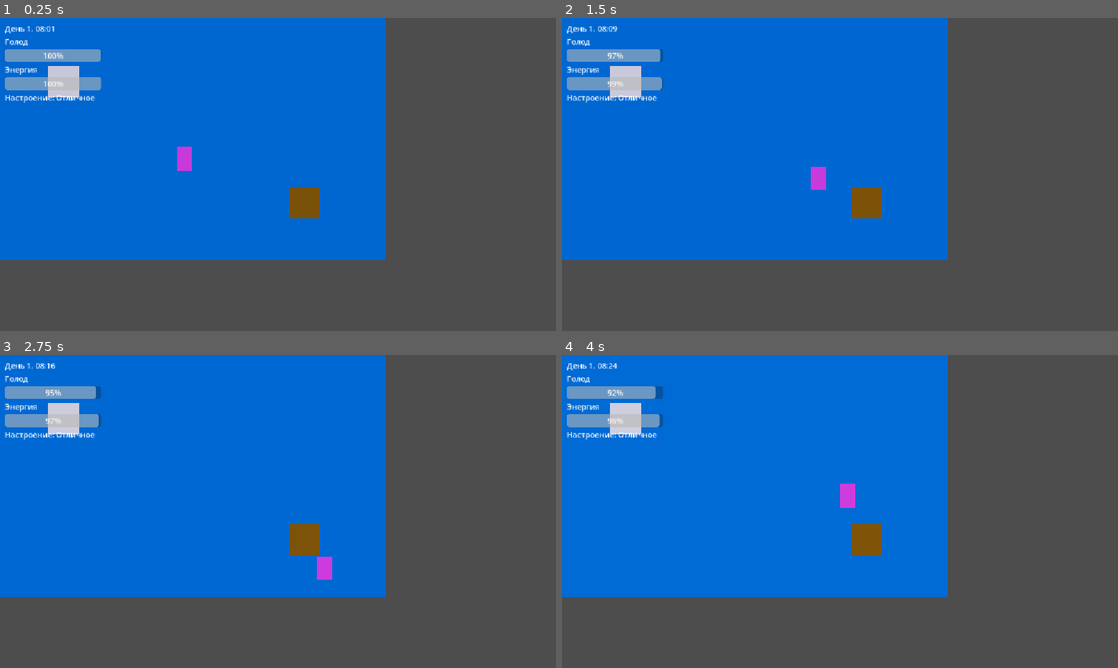
Above: before the commit, frames 1-4 (two rows, left to right).
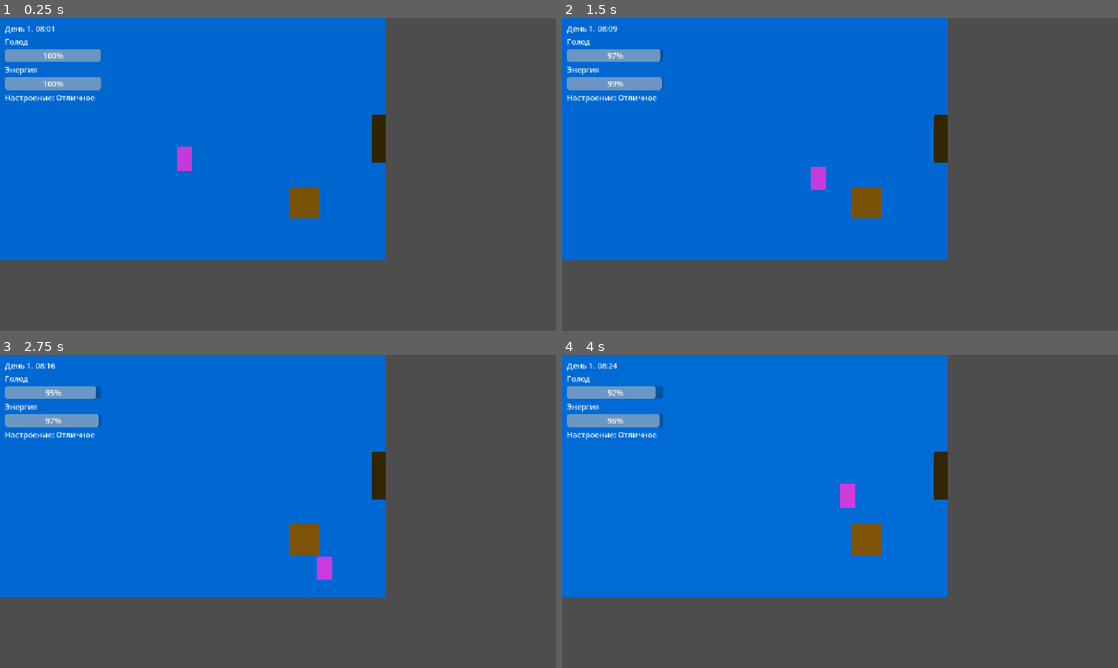
Above: after the commit, the same moments.

Repository: gamerpro3245/life-sim
Game: Godot game, scene res://scenes/main.tscn
Same seed, same stepped clock (60 frames per second), same inputs: the game is played once before the commit and once after it. Before the commit the project starts from res://scenes/room.tscn.
Inputs:
- Up to frame 1 (0.25 s): no input
- Up to frame 2 (1.5 s): hold Right (ui_right) 0.53-1.28 s; hold E (interact) 0.53-1.28 s; hold Down (ui_down) from 1.28 s (still down); tap E (interact) at 1.35 s
- Up to frame 3 (2.75 s): release Down (ui_down) at 2.03 s; hold Right (ui_right) from 2.03 s (still down); hold E (interact) from 2.03 s (still down)
- Up to frame 4 (4 s): release Right (ui_right) at 2.78 s; release E (interact) at 2.78 s; hold Up (ui_up) 2.78-3.53 s; tap E (interact) at 2.85 s; hold Left (ui_left) from 3.53 s (still down); hold E (interact) from 3.53 s (still down)

The runs differ from the first frame. In frame 1, 0.9% of the frame differs, in the area x 8-70%, y 15-47%; in frame 2, 0.9%; in frame 3, 0.9%; in frame 4, 0.9%.

Commit message:
Add main scene, rooms and doors

Diff:
--- a/life-sim/project.godot
+++ b/life-sim/project.godot
@@ -12,7 +12,7 @@
 
 config/name="life-sim"
 config/version="0.1.0"
-run/main_scene="uid://dh6o8xkgr85dm"
+run/main_scene="uid://bj58qfos8erth"
 config/features=PackedStringArray("4.7", "GL Compatibility")
 config/icon="res://icon.svg"
 
--- /dev/null
+++ b/life-sim/scenes/door.gd
@@ -0,0 +1,12 @@
+extends Area2D
+
+@export_file("*.tscn") var target_room : String # Куда ведёт дверь
+@export var spawn_position := Vector2(100,250) # Где появится персонаж в новой комнате
+
+func _ready() -> void:
+	body_entered.connect(_on_body_entered)
+
+func _on_body_entered(body: Node2D) -> void:
+	if body.name == "Player":
+		# call_deferred - выполнить чуть позже, в безопасный момент. Менять сцену во время столкновения нельзя
+		get_tree().current_scene.change_room.call_deferred(target_room, spawn_position)
--- /dev/null
+++ b/life-sim/scenes/door.tscn
@@ -0,0 +1,18 @@
+[gd_scene format=3 uid="uid://dqrrq2n7bsqcx"]
+
+[ext_resource type="Script" uid="uid://b2mtnw6abvmum" path="res://scenes/door.gd" id="1_hpvv5"]
+
+[sub_resource type="RectangleShape2D" id="RectangleShape2D_x7nd1"]
+size = Vector2(30, 100)
+
+[node name="Door" type="Area2D" unique_id=1967346421]
+script = ExtResource("1_hpvv5")
+
+[node name="Body" type="ColorRect" parent="." unique_id=1458457588]
+offset_right = 30.0
+offset_bottom = 100.0
+color = Color(0.24430874, 0.186917, 0, 1)
+
+[node name="CollisionShape2D" type="CollisionShape2D" parent="." unique_id=1526443235]
+position = Vector2(15, 50)
+shape = SubResource("RectangleShape2D_x7nd1")
--- /dev/null
+++ b/life-sim/scenes/kitchen.tscn
@@ -0,0 +1,49 @@
+[gd_scene format=3 uid="uid://cqfm0xfuhw5uc"]
+
+[ext_resource type="PackedScene" uid="uid://bq74e5mp35j5j" path="res://scenes/interactable.tscn" id="1_7ilqw"]
+[ext_resource type="PackedScene" uid="uid://dqrrq2n7bsqcx" path="res://scenes/door.tscn" id="2_mrp8g"]
+
+[sub_resource type="RectangleShape2D" id="RectangleShape2D_x7nd1"]
+size = Vector2(800, 20)
+
+[sub_resource type="RectangleShape2D" id="RectangleShape2D_bka4f"]
+size = Vector2(800, 20)
+
+[sub_resource type="RectangleShape2D" id="RectangleShape2D_g0txl"]
+size = Vector2(20, 500)
+
+[sub_resource type="RectangleShape2D" id="RectangleShape2D_f3kvk"]
+size = Vector2(20, 500)
+
+[node name="Room" type="Node2D" unique_id=487502813]
+
+[node name="Floor" type="ColorRect" parent="." unique_id=2133753689]
+offset_right = 800.0
+offset_bottom = 500.0
+color = Color(0.7972258, 0.38669172, 5.7756904e-07, 1)
+
+[node name="Walls" type="StaticBody2D" parent="." unique_id=722711158]
+
+[node name="Top" type="CollisionShape2D" parent="Walls" unique_id=2103930810]
+position = Vector2(400, -10)
+shape = SubResource("RectangleShape2D_x7nd1")
+
+[node name="Bottom" type="CollisionShape2D" parent="Walls" unique_id=1326077346]
+position = Vector2(400, 510)
+shape = SubResource("RectangleShape2D_bka4f")
+
+[node name="Left" type="CollisionShape2D" parent="Walls" unique_id=790528099]
+position = Vector2(-10, 250)
+shape = SubResource("RectangleShape2D_g0txl")
+
+[node name="Right" type="CollisionShape2D" parent="Walls" unique_id=2062316809]
+position = Vector2(810, 250)
+shape = SubResource("RectangleShape2D_f3kvk")
+
+[node name="Fridge" parent="." unique_id=800706906 instance=ExtResource("1_7ilqw")]
+position = Vector2(100, 100)
+
+[node name="DoorToLiving" parent="." unique_id=1967346421 instance=ExtResource("2_mrp8g")]
+position = Vector2(0, 200)
+target_room = "uid://dh6o8xkgr85dm"
+spawn_position = Vector2(680, 250)
--- a/life-sim/scenes/room.tscn
+++ b/life-sim/scenes/living_room.tscn
@@ -1,9 +1,7 @@
 [gd_scene format=3 uid="uid://dh6o8xkgr85dm"]
 
-[ext_resource type="PackedScene" uid="uid://bfhd5k1tbfnq2" path="res://scenes/player.tscn" id="1_36trf"]
-[ext_resource type="Script" uid="uid://dj8cmcv3e45gr" path="res://scripts/hud.gd" id="2_ffxv4"]
+[ext_resource type="PackedScene" uid="uid://dqrrq2n7bsqcx" path="res://scenes/door.tscn" id="2_a7140"]
 [ext_resource type="PackedScene" uid="uid://bq74e5mp35j5j" path="res://scenes/interactable.tscn" id="3_85yof"]
-[ext_resource type="Script" uid="uid://c5mj82ijhhs6d" path="res://scripts/day_night.gd" id="4_14vil"]
 
 [sub_resource type="RectangleShape2D" id="RectangleShape2D_x7nd1"]
 size = Vector2(800, 20)
@@ -24,9 +22,6 @@
 offset_bottom = 500.0
 color = Color(0, 0.5137255, 0.95686275, 1)
 
-[node name="Player" parent="." unique_id=344498460 instance=ExtResource("1_36trf")]
-position = Vector2(366, 268)
-
 [node name="Walls" type="StaticBody2D" parent="." unique_id=722711158]
 
 [node name="Top" type="CollisionShape2D" parent="Walls" unique_id=2103930810]
@@ -45,47 +40,13 @@
 position = Vector2(810, 250)
 shape = SubResource("RectangleShape2D_f3kvk")
 
-[node name="HUD" type="CanvasLayer" parent="." unique_id=121654355]
-script = ExtResource("2_ffxv4")
-
-[node name="Needs" type="VBoxContainer" parent="HUD" unique_id=13283769]
-offset_left = 10.0
-offset_top = 10.0
-offset_right = 50.0
-offset_bottom = 50.0
-
-[node name="ClockLabel" type="Label" parent="HUD/Needs" unique_id=1759029419]
-layout_mode = 2
-
-[node name="Label" type="Label" parent="HUD/Needs" unique_id=366738833]
-layout_mode = 2
-text = "Голод"
-
-[node name="HungerBar" type="ProgressBar" parent="HUD/Needs" unique_id=2055297471]
-custom_minimum_size = Vector2(200, 0)
-layout_mode = 2
-value = 100.0
-
-[node name="Label2" type="Label" parent="HUD/Needs" unique_id=326370626]
-layout_mode = 2
-text = "Энергия"
-
-[node name="EnergyBar" type="ProgressBar" parent="HUD/Needs" unique_id=1155744118]
-custom_minimum_size = Vector2(200, 0)
-layout_mode = 2
-value = 100.0
-
-[node name="MoodLabel" type="Label" parent="HUD/Needs" unique_id=2004177094]
-layout_mode = 2
-
-[node name="Fridge" parent="." unique_id=800706906 instance=ExtResource("3_85yof")]
-position = Vector2(100, 100)
-
 [node name="Bed" parent="." unique_id=1752328964 instance=ExtResource("3_85yof")]
 position = Vector2(600, 350)
 need = "energy"
 amount = 50.0
 color = Color(0.614469, 0.40863186, 0.040729024, 1)
 
-[node name="DayNight" type="CanvasModulate" parent="." unique_id=349656888]
-script = ExtResource("4_14vil")
+[node name="DoorToKitchen" parent="." unique_id=1967346421 instance=ExtResource("2_a7140")]
+position = Vector2(770, 200)
+target_room = "uid://cqfm0xfuhw5uc"
+spawn_position = Vector2(80, 250)
--- /dev/null
+++ b/life-sim/scenes/main.tscn
@@ -0,0 +1,50 @@
+[gd_scene format=3 uid="uid://bj58qfos8erth"]
+
+[ext_resource type="Script" uid="uid://3af4fkheh0gt" path="res://scripts/main.gd" id="1_jyhfs"]
+[ext_resource type="PackedScene" uid="uid://bfhd5k1tbfnq2" path="res://scenes/player.tscn" id="2_tbgi4"]
+[ext_resource type="Script" uid="uid://dj8cmcv3e45gr" path="res://scripts/hud.gd" id="3_tefeu"]
+[ext_resource type="Script" uid="uid://c5mj82ijhhs6d" path="res://scripts/day_night.gd" id="4_o6xl0"]
+
+[node name="Main" type="Node2D" unique_id=616784210]
+script = ExtResource("1_jyhfs")
+
+[node name="World" type="Node2D" parent="." unique_id=1449720810]
+
+[node name="Player" parent="." unique_id=344498460 instance=ExtResource("2_tbgi4")]
+position = Vector2(366, 268)
+
+[node name="HUD" type="CanvasLayer" parent="." unique_id=2011036783]
+script = ExtResource("3_tefeu")
+
+[node name="Needs" type="VBoxContainer" parent="HUD" unique_id=1445148250]
+offset_left = 10.0
+offset_top = 10.0
+offset_right = 50.0
+offset_bottom = 50.0
+
+[node name="ClockLabel" type="Label" parent="HUD/Needs" unique_id=1213210068]
+layout_mode = 2
+
+[node name="Label" type="Label" parent="HUD/Needs" unique_id=1042630471]
+layout_mode = 2
+text = "Голод"
+
+[node name="HungerBar" type="ProgressBar" parent="HUD/Needs" unique_id=2036880913]
+custom_minimum_size = Vector2(200, 0)
+layout_mode = 2
+value = 100.0
+
+[node name="Label2" type="Label" parent="HUD/Needs" unique_id=627984668]
+layout_mode = 2
+text = "Энергия"
+
+[node name="EnergyBar" type="ProgressBar" parent="HUD/Needs" unique_id=857828957]
+custom_minimum_size = Vector2(200, 0)
+layout_mode = 2
+value = 100.0
+
+[node name="MoodLabel" type="Label" parent="HUD/Needs" unique_id=765365083]
+layout_mode = 2
+
+[node name="DayNight" type="CanvasModulate" parent="." unique_id=767825786]
+script = ExtResource("4_o6xl0")
--- /dev/null
+++ b/life-sim/scripts/main.gd
@@ -0,0 +1,18 @@
+extends Node2D
+
+@export_file("*.tscn") var start_room: String = "res://scenes/living_room.tscn"
+
+var current_room: Node = null
+
+@onready var world: Node2D = $World
+@onready var player: Node2D = $Player
+
+func _ready() -> void:
+	change_room(start_room, player.position)
+
+func change_room(room_path: String, spawn_position: Vector2) -> void:
+	if current_room:
+		current_room.queue_free() # Удаляем старую комнату
+	current_room = load(room_path).instantiate() # Создаём новую из файла
+	world.add_child(current_room)
+	player.position = spawn_position # Ставим персонажа на место появления
--- a/life-sim/scripts/player.gd
+++ b/life-sim/scripts/player.gd
@@ -29,7 +29,7 @@
 		energy = minf(energy + amount, 100.0)
 
 func get_mood() -> float:
-	return (hunger + energy) / 2.0 # Нстроение - среднее между голодом и энергией, от 0 до 100
+	return (hunger + energy) / 2.0 # Настроение - среднее между голодом и энергией, от 0 до 100
 
 func get_mood_text() -> String:
 	var mood := get_mood()
Not shown, added: life-sim/scenes/door.gd.uid
Not shown, added: life-sim/scripts/main.gd.uid
Not shown, changed: README.md
